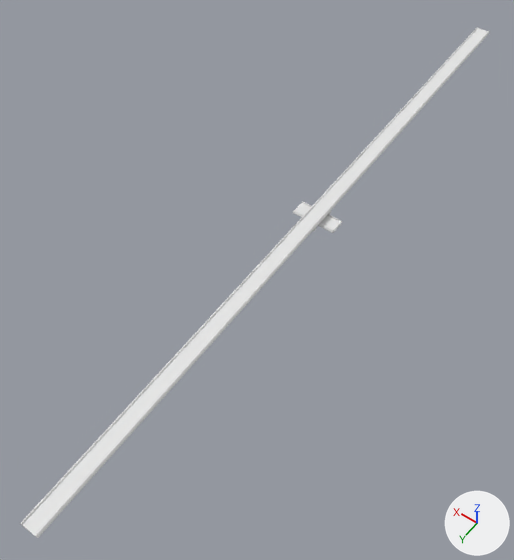
One commit to the FBX model Assets/Prefabs/RoadsFinished/road_str3.fbx: the scene before it, then after it.
Before and after are seen from a 50 mm lens placed at (-9.0, 18.5, 22.3), pointed at (1.8, 3.3, -1.6). Arrows for +X, +Y and +Z are at lower right; the lights stay in place. Where no turn or scale is listed for an object, it has been applied to the vertices.

In view in the first picture: 'road_str3'.
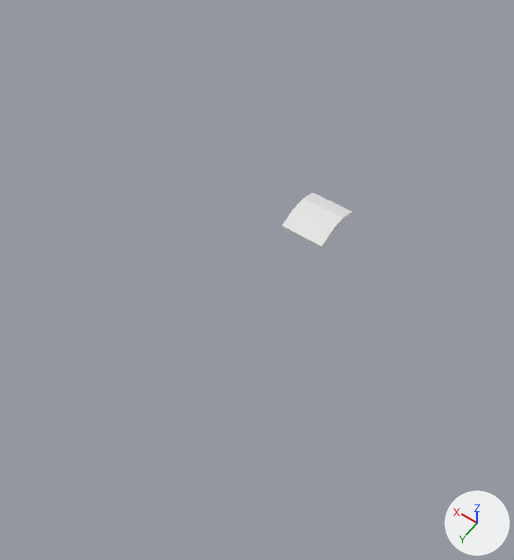
Pixel boxes (x1, y1, x2, y2) of what changed, in the pictures (514 x 560 px):
'road_str3', reshaped (85% narrower, 89% shorter)
    before: (20, 27, 489, 538)
    after: (282, 193, 352, 248)
part 1 of me_cube_001, added
    after: (282, 193, 352, 248)
part 2 of me_cube_001, deleted
    before: (20, 27, 489, 538)

The change, as a diff of the scene's bpy script:
```diff
--- a/Assets/Prefabs/RoadsFinished/road_str3.fbx.py
+++ b/Assets/Prefabs/RoadsFinished/road_str3.fbx.py
@@ me_cube_001 @@
 # used by ob_road_str3; location = (0.0, 0.0, 0.0)
-me_cube_001.from_pydata(...)  # 1168 vertices, 1144 faces; spans x 0.0..2.0, y -16.5..16.5, z -0.2..0.4
+me_cube_001.from_pydata(...)  # 598 vertices, 590 faces; spans x 0.0..2.0, y -1.2..1.2, z -0.3..0.2
+# me_cube_001 part 1: a new loose piece of 24 vertices spanning x 0.0..2.0, y -1.2..1.2, z -0.3..0.2, in mat_material (white #e7e7e7)
+# me_cube_001 part 2: the loose piece of 594 vertices spanning x 0.6..1.4, y -16.5..16.5, z -0.2..0.4 is deleted
 me_cube_001.materials.append(mat_material)
```
